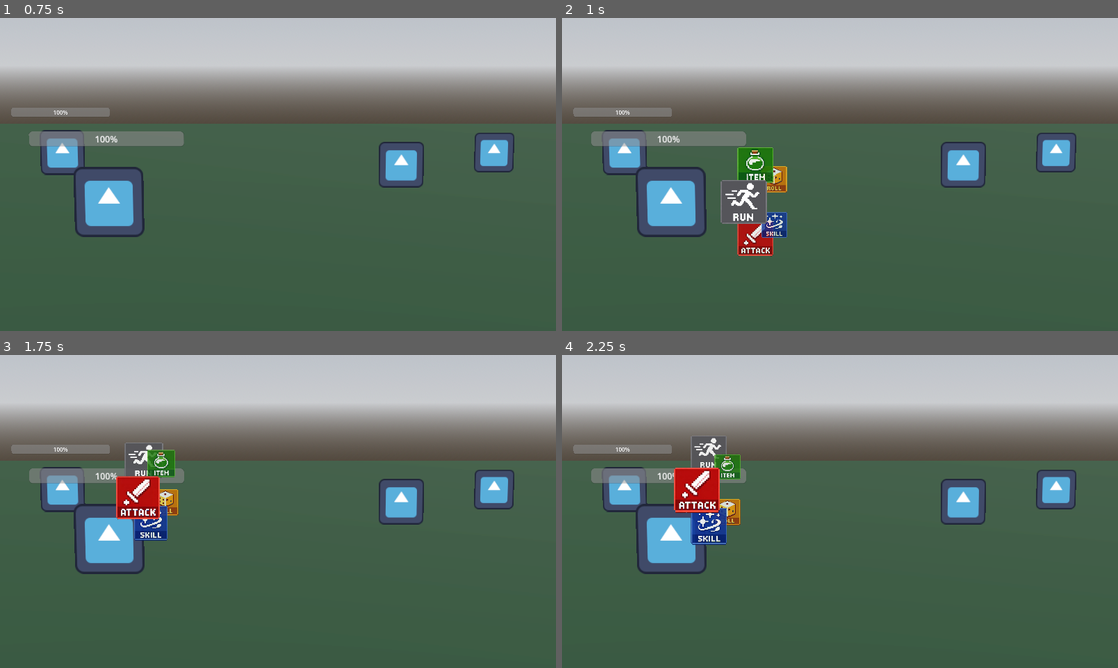
Above: before the commit, frames 1-4 (two rows, left to right).
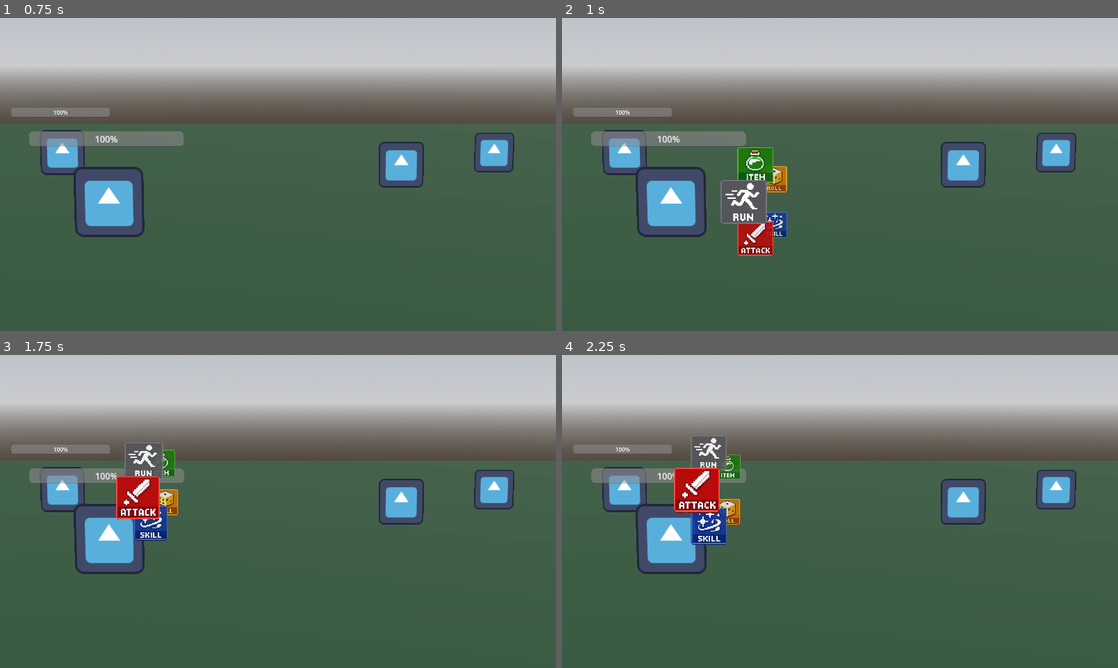
Above: after the commit, the same moments.

Repository: pollution0504/diceGame
Game: Godot game, scene res://Combat/battle_scene.tscn
The game is run twice, just before and just after one commit, with the same random seed, the same clock (stepped at 60 frames per second) and the same inputs. The project has no main scene, so this scene is started directly. The engine's default icon, where the game draws it, is replaced by a stand-in: a white triangle on a blue panel in a dark square.
Inputs:
- Up to frame 1 (0.75 s): tap Enter (ui_accept) at 0.5 s; hold D (right) from 0.53 s (still down)
- Up to frame 2 (1 s): keep holding D (right); tap Enter (ui_accept) at 0.77 s
- Up to frame 3 (1.75 s): release D (right) at 1.28 s; hold S (down) from 1.28 s (still down); tap Enter (ui_accept) at 1.52 s
- Up to frame 4 (2.25 s): release S (down) at 2.03 s; hold D (right) from 2.03 s (still down)

Frame 1 is identical in both runs. In frame 2, 0.1% of the frame differs, in the area x 35-38%, y 64-71%; in frame 3, 0.2%, in the area x 26-30%, y 30-40%; in frame 4, 0.1%.

Commit message:
fixed carasoul z index issues

Diff:
--- a/Combat/carousel_menu_vert.gd
+++ b/Combat/carousel_menu_vert.gd
@@ -68,7 +68,7 @@
 			i.mouse_filter = Control.MOUSE_FILTER_STOP
 			i.focus_mode = Control.FOCUS_ALL
 		else:
-			i.z_index = -abs(i.get_index()-selected_index)
+			i.z_index = -abs(distance_to_index(i.get_index(), selected_index, position_offset_node.get_child_count()))
 			i.mouse_filter = Control.MOUSE_FILTER_IGNORE
 			i.focus_mode = Control.FOCUS_NONE
 
@@ -89,3 +89,7 @@
 	selected_index += 1
 	if selected_index > position_offset_node.get_child_count()-1:
 		selected_index -= 1
+
+func distance_to_index(subject: int, current: int, arr_size: int) -> int:
+	var d = abs(current - subject)
+	return mini(d, arr_size - d)
